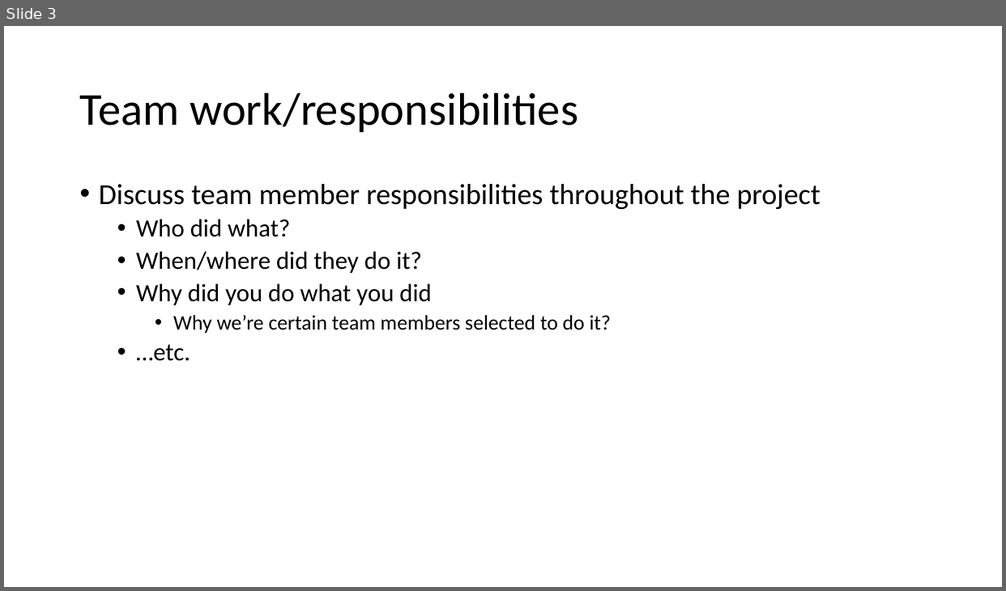
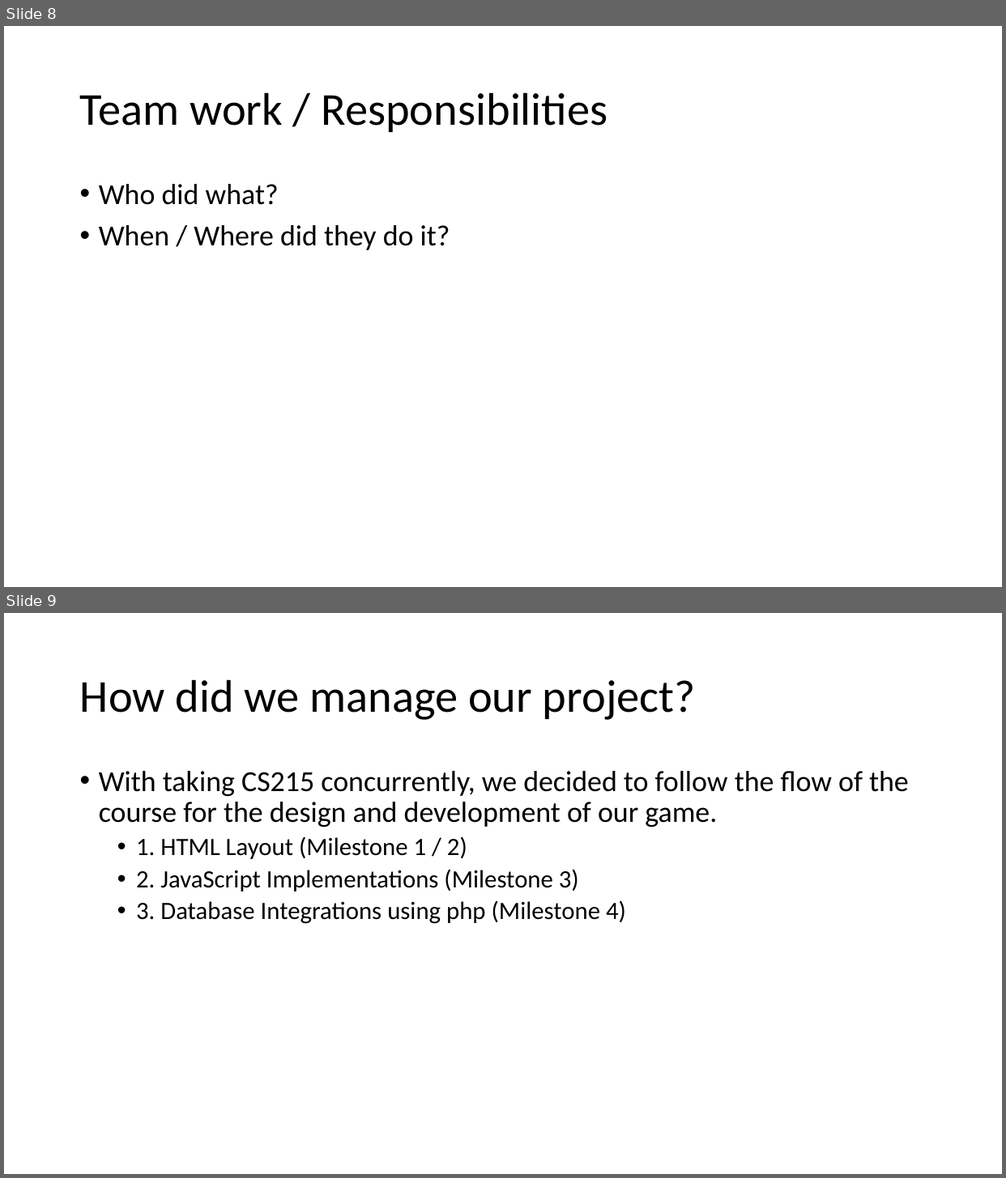
Before and after one commit to Jacobchapman99/ENSE-374-Group07-Project, a slide deck: Milestone4/Milestone 4.ppt. Shown one above the other, each under a label of ours: slide 3 before the commit, slides 8 and 9 after it. The pictures are 1006x591 and 1006x1178 pixels, drawn with LibreOffice and Linux fonts; fonts in the diff are those of the drawing. Boxes give left, top, right and bottom in pixels: in the first picture for what was removed or moved away, otherwise in the second. Text is boxed around its words. In the diff, an @@ line names an element or a change of style, - is before the commit and + after.

```diff
--- a/Milestone4/Milestone 4.ppt
+++ b/Milestone4/Milestone 4.ppt
@@ slide 9 added at (4, 613, 1002, 1174), background #FFFFFF @@
@@ title added at (80, 679, 696, 720), 44 pt, text #000000 @@
+How did we manage our project?
@@ text added at (99, 771, 909, 924), 24 pt, text #000000 @@
+• With taking CS215 concurrently, we decided to follow the flow of the course for the design and development of our game.
+  • 1. HTML Layout (Milestone 1 / 2)
+  • 2. JavaScript Implementations (Milestone 3)
+  • 3. Database Integrations using php (Milestone 4)
@@ what was slide 3 is now slide 8 @@
@@ slide 8 changed as well @@
@@ title at (80, 92, 608, 132): text changed @@
-Team work/responsibilities
+Team work / Responsibilities
@@ text at (99, 184, 820, 209): paragraph removed @@
-• Discuss team member responsibilities throughout the project
@@ text at (99, 184, 279, 205): size 24 to 28 pt in "Who did what?"; list level 2 to 1 in "Who did what?" @@
@@ text at (99, 225, 450, 250): text changed; size 24 to 28 pt @@
-  • When/where did they do it?
-  • Why did you do what you did
-    • Why we’re certain team members selected to do it?
-  • …etc.
+• When / Where did they do it?
```
Also in this commit, not shown: 1 other slide changed, 24 other slides added, 5 slides removed.
